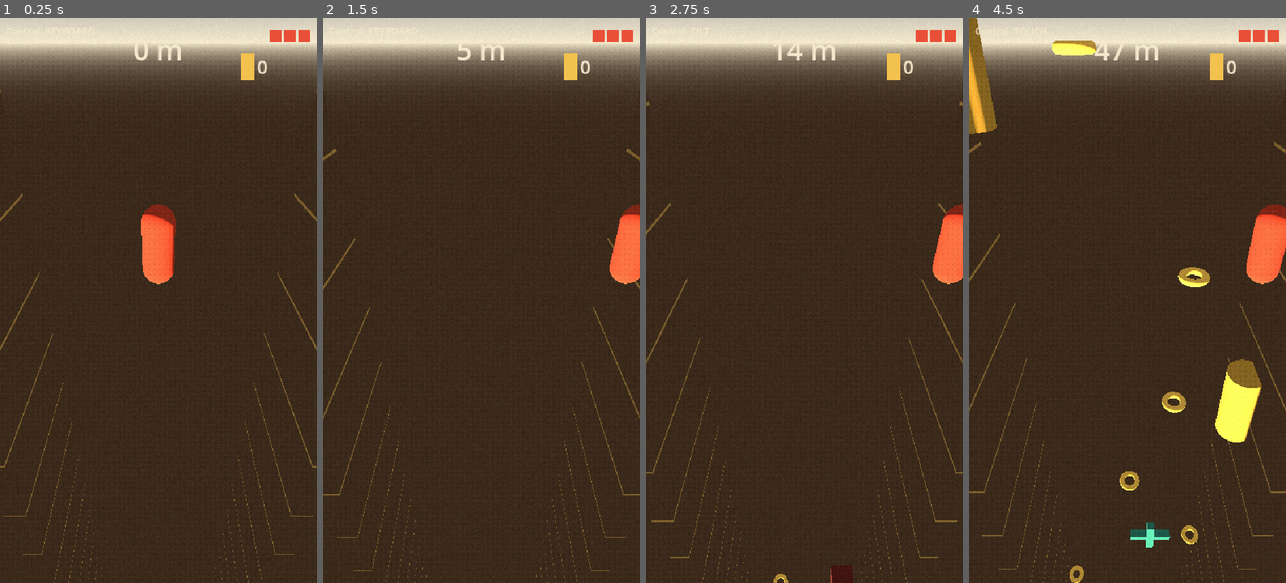
Above: before the commit, frames 1-4 (left to right).
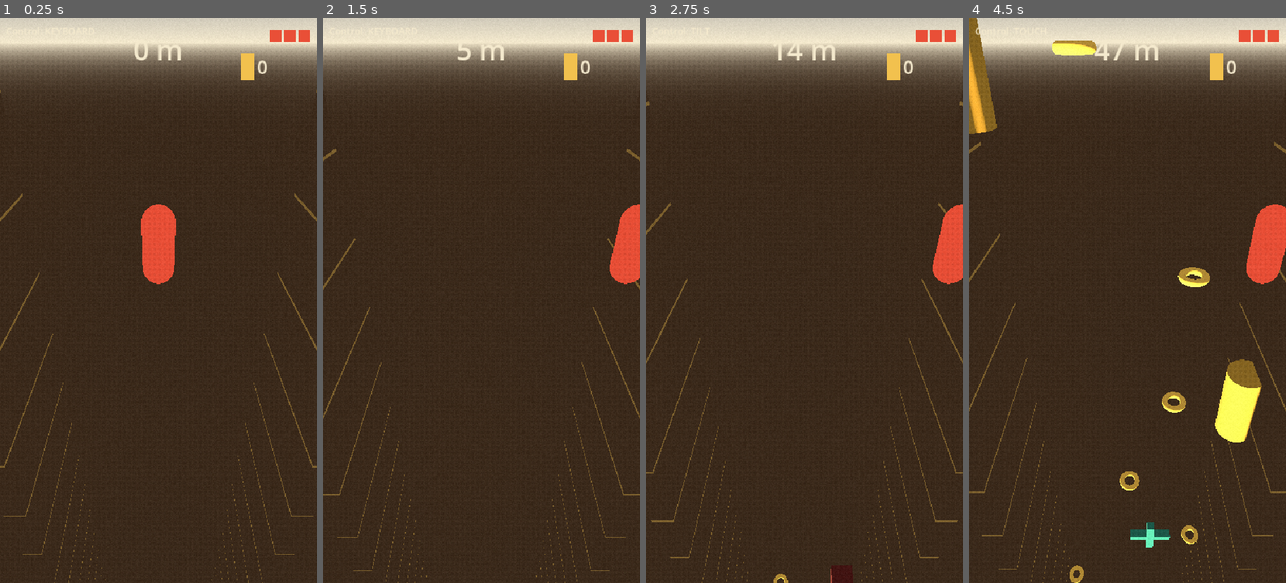
Above: after the commit, the same moments.

Repository: quvntvn/Hyperdive
Game: Godot game, scene res://scenes/game/main_game.tscn
The game is run twice, just before and just after one commit, with the same random seed, the same clock (stepped at 60 frames per second) and the same inputs.
Inputs (mouse positions are in pixels of both pictures, inside the frame that each line leads up to):
- Up to frame 1 (0.25 s): no input
- Up to frame 2 (1.5 s): tap Enter at 0.5 s; move the mouse to (551, 272) at 0.52 s; hold D (move_right) 0.53-1.25 s; tap 1 at 0.6 s; click (551, 272) at 0.67 s; drag from (418, 328) to (465, 413) at 1.27 s
- Up to frame 3 (2.75 s): move the mouse to (836, 176) at 2.02 s; hold D (move_right) from 2.03 s (still down); tap 3 at 2.1 s
- Up to frame 4 (4.5 s): release D (move_right) at 2.75 s; drag from (1111, 413) to (1032, 215) at 2.77 s; move the mouse to (1222, 385) at 3.52 s; hold A (move_left) 3.53-4.25 s; tap 2 at 3.6 s; drag from (1032, 215) to (1079, 159) at 4.27 s

The runs differ from the first frame. In frame 1, 1.0% of the frame differs, in the area x 44-56%, y 33-48%; in frame 2, 0.9%; in frame 3, 0.9%; in frame 4, 1.1%, in the area x 87-100%, y 33-48%.

Commit message:
feat(player): application du skin equipe + reactivite au changement

Diff:
--- a/hyperdive/scripts/player/player.gd
+++ b/hyperdive/scripts/player/player.gd
@@ -19,6 +19,16 @@
 
 func _ready() -> void:
 	body_entered.connect(_on_body_entered)
+	# MeshInstance3D child holds the capsule — material_override prevents mutating the shared mesh material
+	_apply_skin(Settings.equipped_skin)
+	Settings.equipped_skin_changed.connect(_apply_skin)
+
+func _apply_skin(skin_id: String) -> void:
+	var skin: Dictionary = Catalog.get_skin_by_id(skin_id)
+	var mat := StandardMaterial3D.new()
+	mat.shading_mode = BaseMaterial3D.SHADING_MODE_UNSHADED
+	mat.albedo_color = skin["color"]
+	$MeshInstance3D.material_override = mat
 
 func _on_body_entered(body: Node3D) -> void:
 	if _invincibility_left > 0.0:
@@ -61,6 +71,10 @@
 				Settings.control_mode = SettingsManager.ControlMode.TILT
 				Settings.save_settings()
 				Settings.control_mode_changed.emit(Settings.control_mode)
+			KEY_S:
+				var shop := get_tree().get_first_node_in_group("shop_screen")
+				if shop:
+					shop.open()
 
 func _get_touch_lateral() -> float:
 	if not _is_touching:
